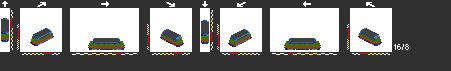
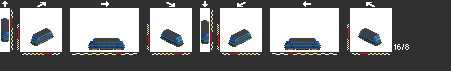
Comparing the layer stacks of the two 451 x 71 images. Changes:
added layer "cflcd1" above "njj1" over (1, 33, 381, 50)
hid "njj1" over (1, 33, 381, 48)
